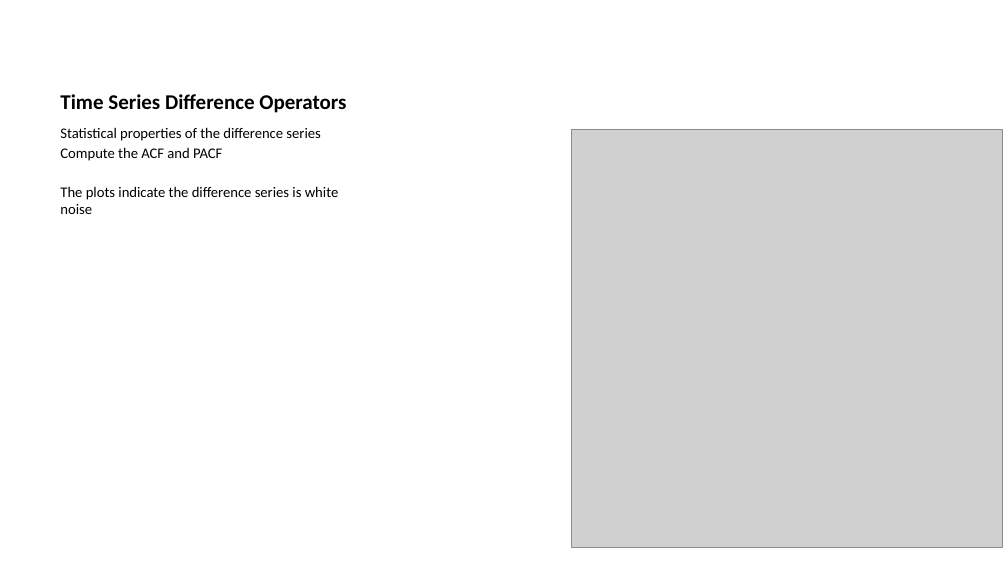
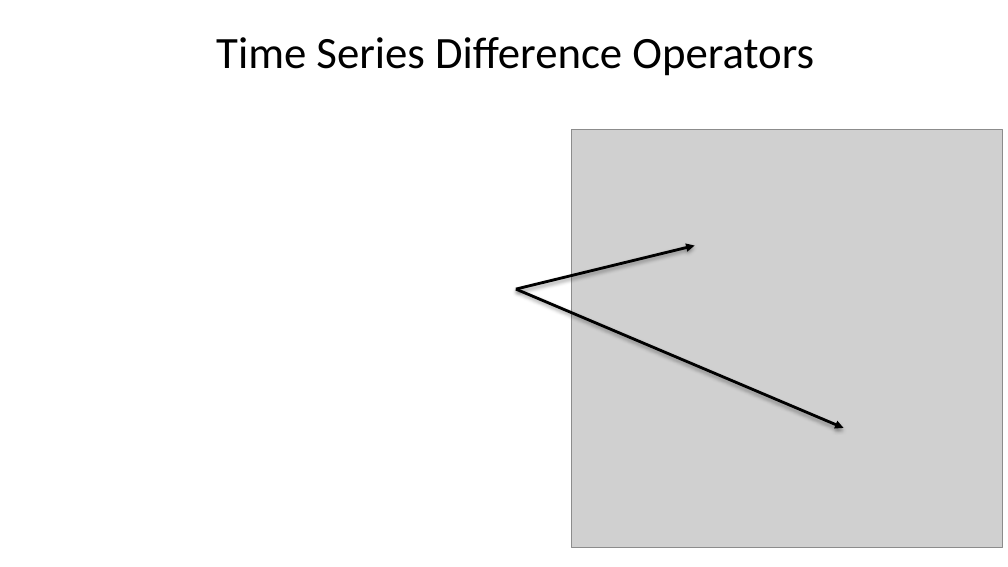
Before and after one commit to StephenElston/CSCI-E-83, a slide deck: slide 46 of LectureSlides/11_IntroductionToTimeSeries.pptx. Drawn at 1008x567 pixels with LibreOffice and Linux fonts; fonts in the diff are those of the drawing; grey boxes stand for pictures. Boxes give left, top, right and bottom in pixels: in the first picture for what was removed or moved away, otherwise in the second. Text is boxed around its words. In the diff, an @@ line names an element or a change of style, - is before the commit and + after.

```diff
--- a/LectureSlides/11_IntroductionToTimeSeries.pptx
+++ b/LectureSlides/11_IntroductionToTimeSeries.pptx
@@ title "Time Series Difference Operators" at (216, 37, 814, 76): size 15 to 32 pt, bold off; alignment left to centre @@
@@ text removed at (60, 127, 339, 214) @@
-Statistical properties of the difference series
-Compute the ACF and PACF
-The plots indicate the difference series is white noise
@@ arrow added from (516, 289) to (695, 246), #000000 2 pt @@
@@ arrow added from (516, 289) to (844, 428), #000000 2 pt @@
```
Also in this commit, not shown: 10 other slides changed, 2 slides added, 1 slide removed.
